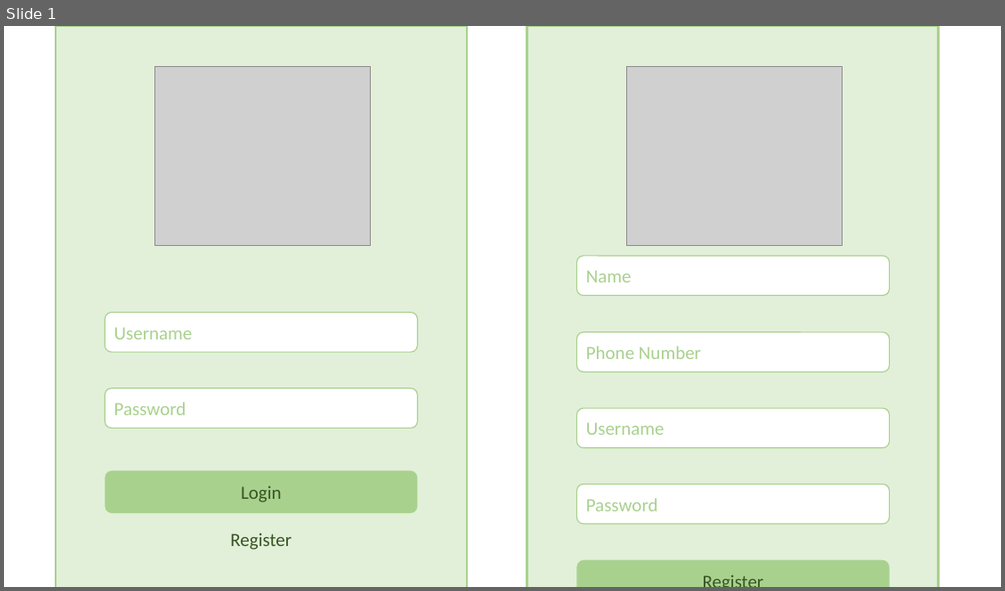
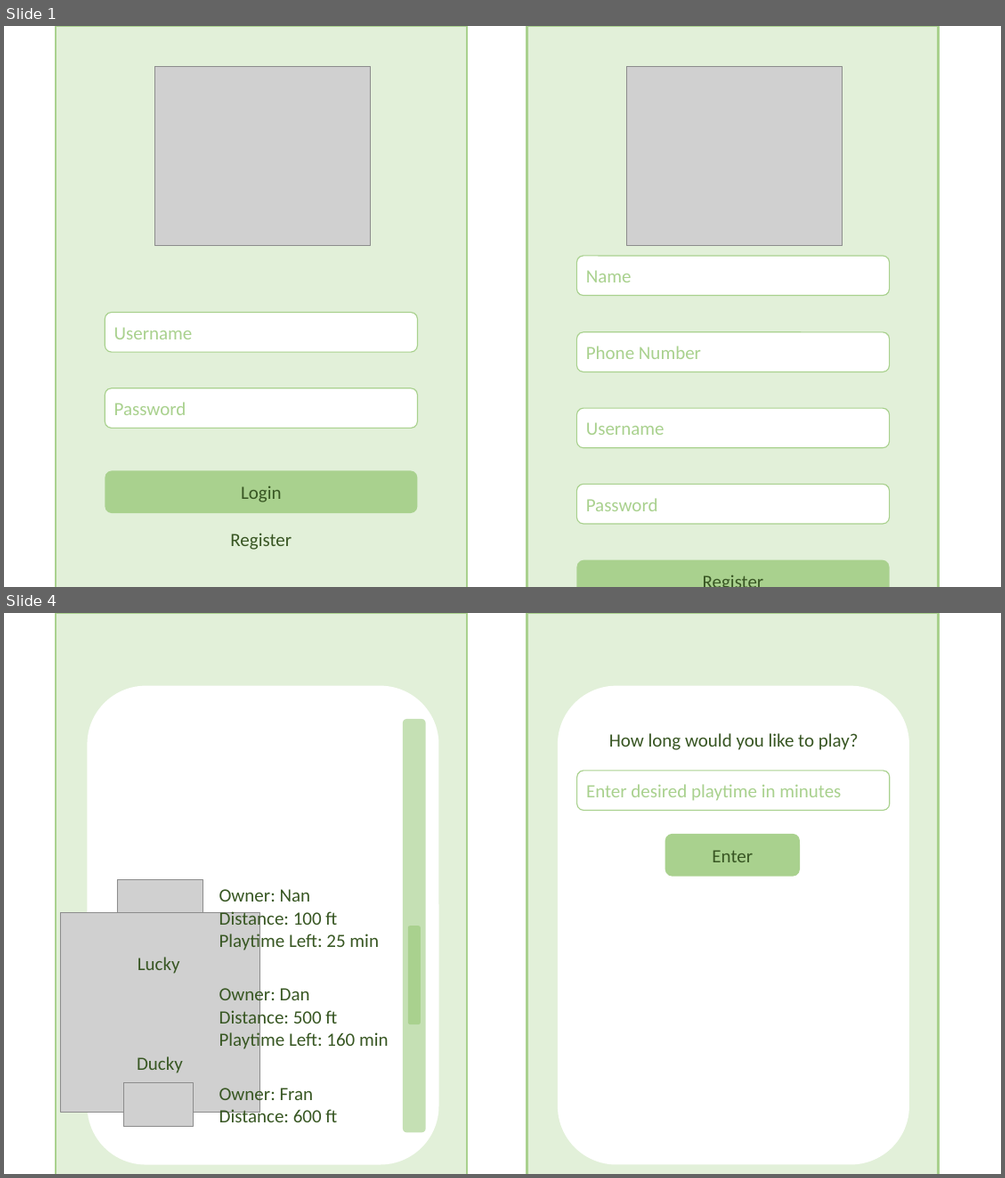
Before and after one commit to chocofied/PetMyPet, a slide deck: Presentation1.pptx. Shown one above the other, each under a label of ours: slide 1 before the commit, slides 1 and 4 after it; the slides between them are not shown. The pictures are 1005x591 and 1005x1178 pixels, drawn with LibreOffice and Linux fonts; fonts in the diff are those of the drawing; grey boxes stand for pictures. Boxes give left, top, right and bottom in pixels: in the first picture for what was removed or moved away, otherwise in the second. Text is boxed around its words. In the diff, an @@ line names an element or a change of style, - is before the commit and + after.

```diff
--- a/Presentation1.pptx
+++ b/Presentation1.pptx
@@ slide 4 added at [4,613,1001,1174], background #FFFFFF @@
@@ rectangle added at [56,613,467,1174], fill #E2F0D9, outline #A9D18E 2.25 pt @@
@@ rectangle added at [527,613,938,1174], fill #E2F0D9, outline #A9D18E 2.25 pt @@
@@ rounded rectangle added at [87,686,438,1164], fill #FFFFFF @@
@@ rounded rectangle added at [558,686,909,1164], fill #FFFFFF @@
@@ rounded rectangle added at [403,719,426,1133], fill #C5E0B4 @@
@@ text added at [609,733,858,750], 18 pt, text #385723 @@
+How long would you like to play?
@@ rounded rectangle added at [577,771,890,811], fill #FFFFFF, outline #A9D18E 1 pt, 18 pt, text #A9D18E @@
+Enter desired playtime in minutes
@@ rounded rectangle added at [665,834,800,876], fill #A9D18E, 18 pt, text #385723 @@
+Enter
@@ picture added at [117,880,202,949] @@
@@ text added at [219,889,379,952], 18 pt, text #385723 @@
+Owner: Nan
+Distance: 100 ft
+Playtime Left: 25 min
@@ picture added at [60,912,259,1111] @@
@@ rounded rectangle added at [408,925,421,1024], fill #A9D18E @@
@@ text added at [138,957,180,973], 18 pt, text #385723 @@
+Lucky
@@ text added at [219,985,388,1051], 18 pt, text #385723 @@
+Owner: Dan
+Distance: 500 ft
+Playtime Left: 160 min
@@ text added at [137,1056,183,1073], 18 pt, text #385723 @@
+Ducky
@@ picture added at [123,1083,194,1127] @@
@@ text added at [219,1085,337,1122], 18 pt, text #385723 @@
+Owner: Fran
+Distance: 600 ft
```
Also in this commit, not shown: 1 slide changed.
